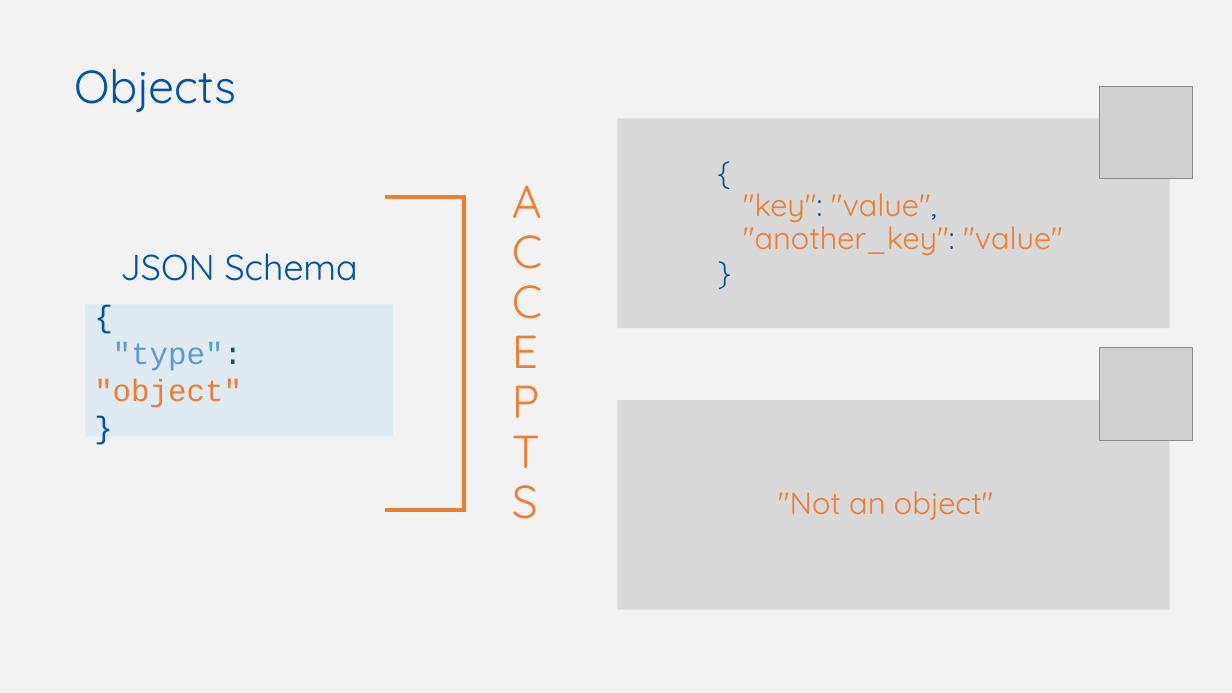
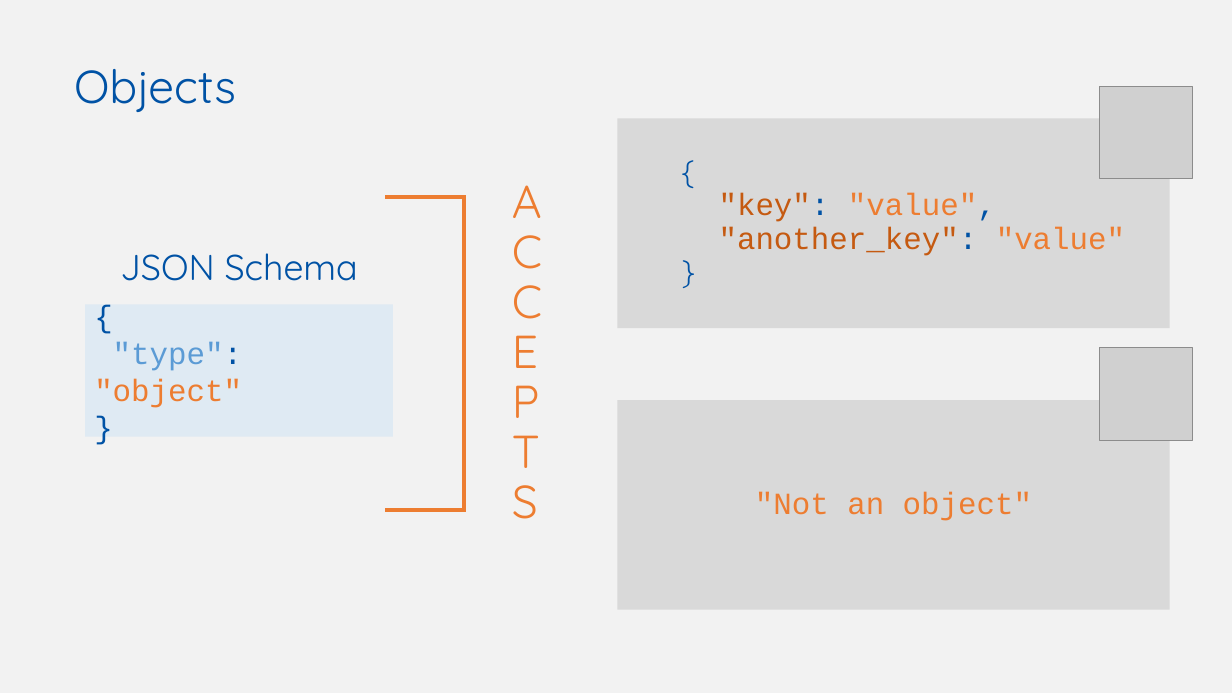
Before and after one commit to w3c/wot-cg, a slide deck: slide 12 of Tutorials/whatiswot/6-JSON_Schema_in_Practice/6-JSON_Schema_in_Practice.pptx. Drawn at 1232x693 pixels with LibreOffice and Linux fonts; fonts in the diff are those of the drawing; grey boxes stand for pictures. Boxes give left, top, right and bottom in pixels: in the first picture for what was removed or moved away, otherwise in the second. Text is boxed around its words. In the diff, an @@ line names an element or a change of style, - is before the commit and + after.

```diff
--- a/Tutorials/whatiswot/6-JSON_Schema_in_Practice/6-JSON_Schema_in_Practice.pptx
+++ b/Tutorials/whatiswot/6-JSON_Schema_in_Practice/6-JSON_Schema_in_Practice.pptx
@@ text "{": place and size @@
-text "{" at box(743, 193, 1063, 255)
+text "{" at box(719, 193, 1125, 256)
@@ text at box(719, 193, 1125, 256): font Quicksand to Courier New; text colour #ED7D31 to #C55A11 in ""key":", ""another_key":" @@
@@ text ""Not an object"": place and size @@
-text ""Not an object"" at box(778, 491, 994, 520)
+text ""Not an object"" at box(755, 492, 1032, 521)
@@ text ""Not an object"" at box(755, 492, 1032, 521): font Quicksand to Courier New; alignment left to centre @@
```
Also in this commit, not shown: 12 other slides changed.
